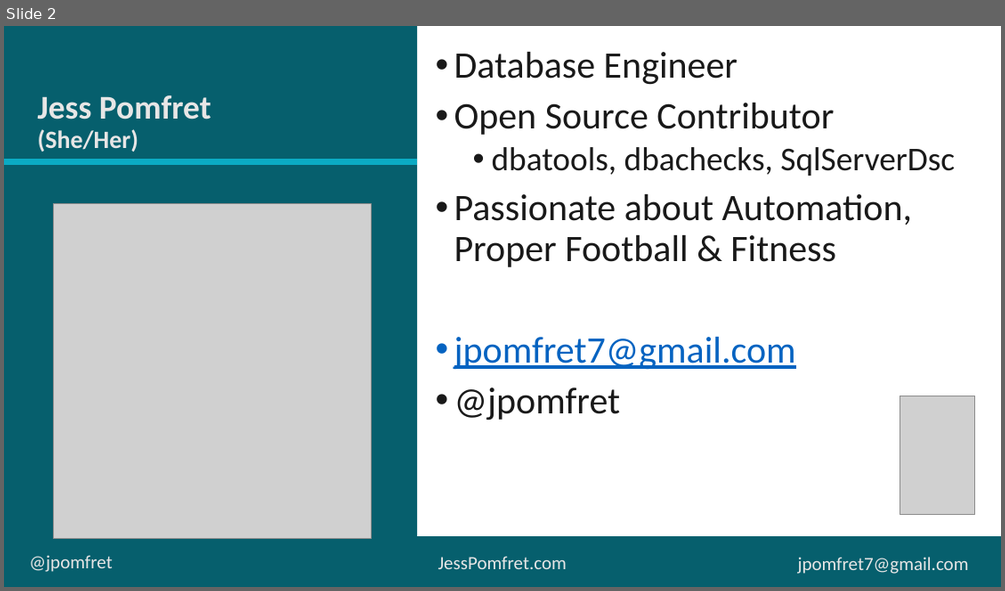
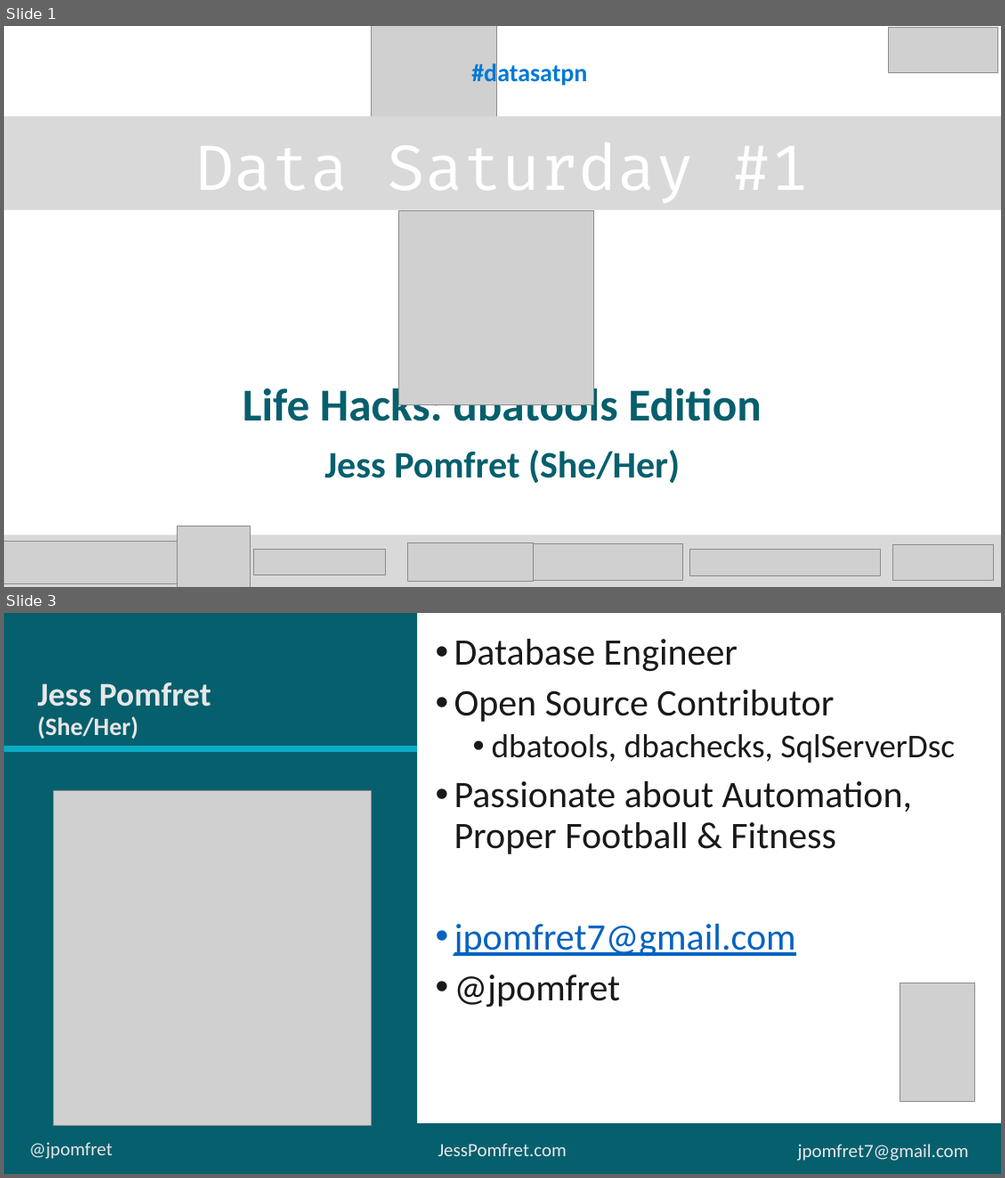
Before and after one commit to jpomfret/demos, a slide deck: LifeHacks_dbatools/LifeHacks_dbatools.pptx. Shown one above the other, each under a label of ours: slide 2 before the commit, slides 1 and 3 after it; the slides between them are not shown. The pictures are 1005x591 and 1005x1178 pixels, drawn with LibreOffice and Linux fonts; fonts in the diff are those of the drawing; grey boxes stand for pictures. Boxes give left, top, right and bottom in pixels: in the first picture for what was removed or moved away, otherwise in the second. Text is boxed around its words. In the diff, an @@ line names an element or a change of style, - is before the commit and + after.

```diff
--- a/LifeHacks_dbatools/LifeHacks_dbatools.pptx
+++ b/LifeHacks_dbatools/LifeHacks_dbatools.pptx
@@ slide 1 added at (x1=4, y1=26, x2=1001, y2=587), background #FFFFFF; not listed: 1 template element that a slide beside it also shows @@
@@ picture added at (x1=372, y1=26, x2=496, y2=137) @@
@@ picture added at (x1=888, y1=28, x2=998, y2=73) @@
@@ text added at (x1=471, y1=61, x2=587, y2=87), 24 pt, text #0079D6, bold @@
+#datasatpn
@@ rectangle added at (x1=4, y1=117, x2=1001, y2=210), fill #D9D9D9 @@
@@ text added at (x1=195, y1=132, x2=809, y2=208), 60 pt, text #FFFFFF @@
+Data Saturday #1
@@ picture added at (x1=399, y1=211, x2=593, y2=405) @@
@@ text added at (x1=243, y1=383, x2=761, y2=432), 44 pt, text #065F6D, bold @@
+Life Hacks: dbatools Edition
@@ text added at (x1=324, y1=450, x2=680, y2=483), 36 pt, text #065F6D, bold @@
+Jess Pomfret (She/Her)
@@ picture added at (x1=177, y1=525, x2=250, y2=587) @@
@@ rectangle added at (x1=4, y1=534, x2=1001, y2=587), fill #D9D9D9 @@
@@ picture added at (x1=4, y1=541, x2=194, y2=584) @@
@@ picture added at (x1=254, y1=549, x2=386, y2=575) @@
@@ picture added at (x1=408, y1=543, x2=533, y2=581) @@
@@ picture added at (x1=527, y1=543, x2=683, y2=580) @@
@@ picture added at (x1=689, y1=549, x2=880, y2=576) @@
@@ picture added at (x1=892, y1=544, x2=993, y2=580) @@
@@ what was slide 2 is now slide 3 @@
```
Also in this commit, not shown: 3 slides changed, 1 other slide added, 3 other files.
